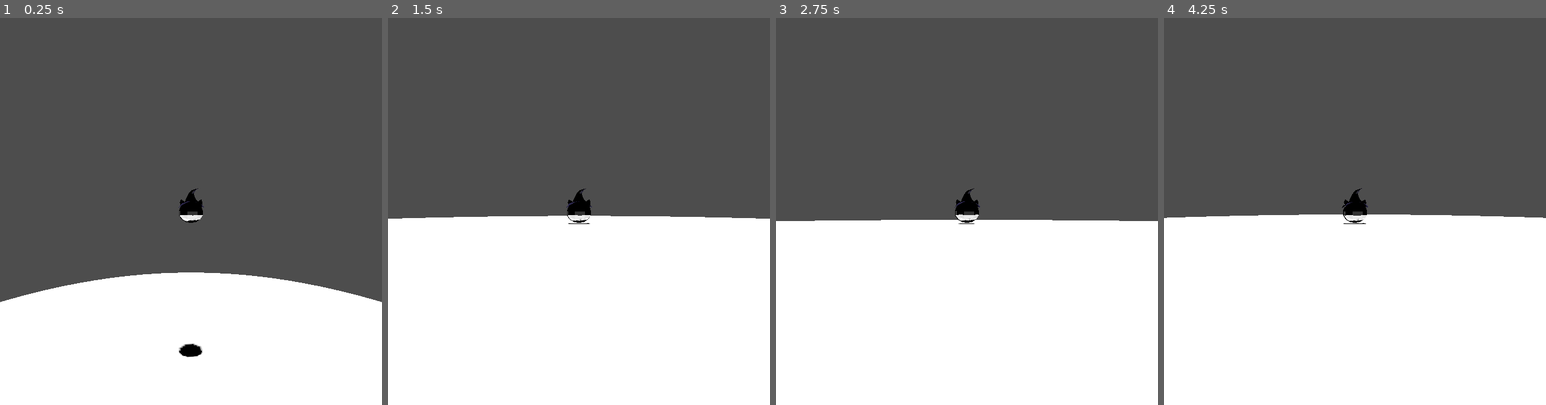
Above: before the commit, frames 1-4 (left to right).
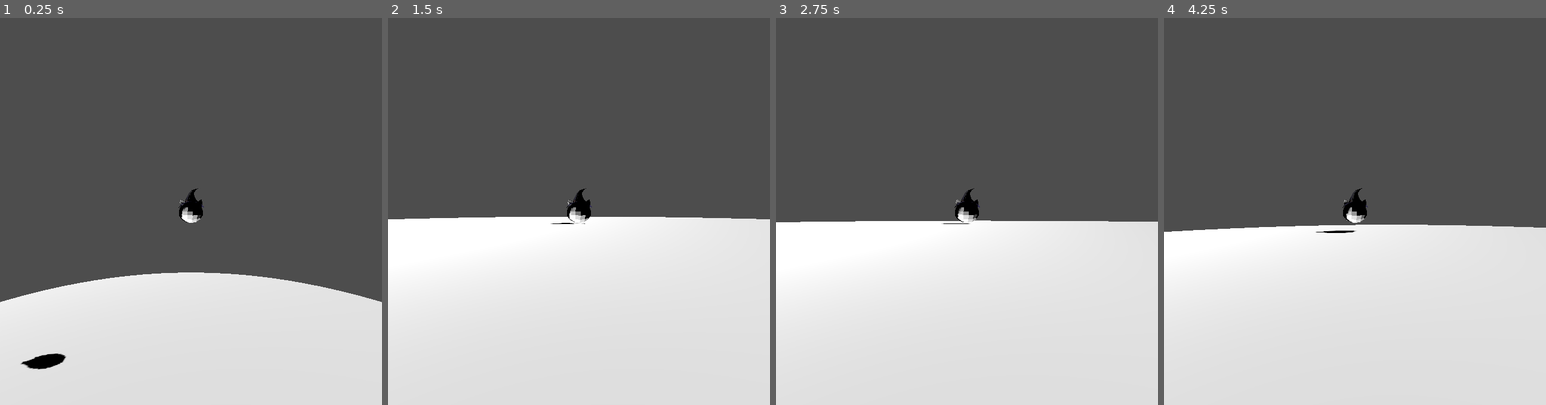
Above: after the commit, the same moments.

Repository: XMNNguyen/Godot-Wild-Jam-92
Game: Godot game, scene res://Scenes/main.tscn
The game is run twice, just before and just after one commit, with the same random seed, the same clock (stepped at 60 frames per second) and the same inputs.
Inputs (mouse positions are in pixels of both pictures, inside the frame that each line leads up to):
- Up to frame 1 (0.25 s): no input
- Up to frame 2 (1.5 s): move the mouse to (598, 211) at 0.52 s; hold W (move_up, bound only after the commit) from 0.53 s (still down); tap Space (jump, bound only after the commit) at 0.6, 0.77, 1.07, 1.35 s; move the mouse to (559, 211) at 1.27 s
- Up to frame 3 (2.75 s): keep holding W (move_up, bound only after the commit); tap Space (jump, bound only after the commit) at 1.52, 1.82, 2.1 s; move the mouse to (974, 203) at 2.02 s
- Up to frame 4 (4.25 s): keep holding W (move_up, bound only after the commit); tap Enter at 2.75 s; move the mouse to (1351, 219) at 2.77 s; tap Space (jump, bound only after the commit) at 2.85, 3.02, 3.32, 3.6, 3.77, 4.07 s; move the mouse to (1385, 215) at 3.52 s

The runs differ from the first frame. In frame 1, 27% of the frame differs, in the area x 0-100%, y 44-100%; in frame 2, 29%; in frame 3, 30%; in frame 4, 35%, in the area x 0-100%, y 43-100%.

Commit message:
added player movement

Diff:
--- a/godot-wild-jam-92/Scenes/main.tscn
+++ b/godot-wild-jam-92/Scenes/main.tscn
@@ -13,5 +13,5 @@
 collision_layer = 0
 
 [node name="DirectionalLight3D" type="DirectionalLight3D" parent="." unique_id=599809789]
-transform = Transform3D(1, 0, 0, 0, 0.012356638, 0.99992365, 0, -0.99992365, 0.012356638, 0, 20.836702, 0)
+transform = Transform3D(0.7084507, 0.0087208245, 0.7057064, -0.7057603, 0.008754068, 0.70839655, 0, -0.99992365, 0.012356638, -0.15108109, 20.836702, 0)
 shadow_enabled = true
--- a/godot-wild-jam-92/project.godot
+++ b/godot-wild-jam-92/project.godot
@@ -18,6 +18,46 @@
 [display]
 
 window/size/viewport_width=640
+window/size/mode=2
+window/stretch/mode="viewport"
+
+[input]
+
+move_left={
+"deadzone": 0.2,
+"events": [Object(InputEventKey,"resource_local_to_scene":false,"resource_name":"","device":-1,"window_id":0,"alt_pressed":false,"shift_pressed":false,"ctrl_pressed":false,"meta_pressed":false,"pressed":false,"keycode":0,"physical_keycode":65,"key_label":0,"unicode":97,"location":0,"echo":false,"script":null)
+, Object(InputEventKey,"resource_local_to_scene":false,"resource_name":"","device":-1,"window_id":0,"alt_pressed":false,"shift_pressed":false,"ctrl_pressed":false,"meta_pressed":false,"pressed":false,"keycode":0,"physical_keycode":4194319,"key_label":0,"unicode":0,"location":0,"echo":false,"script":null)
+]
+}
+move_right={
+"deadzone": 0.2,
+"events": [Object(InputEventKey,"resource_local_to_scene":false,"resource_name":"","device":-1,"window_id":0,"alt_pressed":false,"shift_pressed":false,"ctrl_pressed":false,"meta_pressed":false,"pressed":false,"keycode":0,"physical_keycode":68,"key_label":0,"unicode":100,"location":0,"echo":false,"script":null)
+, Object(InputEventKey,"resource_local_to_scene":false,"resource_name":"","device":-1,"window_id":0,"alt_pressed":false,"shift_pressed":false,"ctrl_pressed":false,"meta_pressed":false,"pressed":false,"keycode":0,"physical_keycode":4194321,"key_label":0,"unicode":0,"location":0,"echo":false,"script":null)
+]
+}
+move_up={
+"deadzone": 0.2,
+"events": [Object(InputEventKey,"resource_local_to_scene":false,"resource_name":"","device":-1,"window_id":0,"alt_pressed":false,"shift_pressed":false,"ctrl_pressed":false,"meta_pressed":false,"pressed":false,"keycode":0,"physical_keycode":87,"key_label":0,"unicode":119,"location":0,"echo":false,"script":null)
+, Object(InputEventKey,"resource_local_to_scene":false,"resource_name":"","device":-1,"window_id":0,"alt_pressed":false,"shift_pressed":false,"ctrl_pressed":false,"meta_pressed":false,"pressed":false,"keycode":0,"physical_keycode":4194320,"key_label":0,"unicode":0,"location":0,"echo":false,"script":null)
+]
+}
+move_down={
+"deadzone": 0.2,
+"events": [Object(InputEventKey,"resource_local_to_scene":false,"resource_name":"","device":-1,"window_id":0,"alt_pressed":false,"shift_pressed":false,"ctrl_pressed":false,"meta_pressed":false,"pressed":false,"keycode":0,"physical_keycode":83,"key_label":0,"unicode":115,"location":0,"echo":false,"script":null)
+, Object(InputEventKey,"resource_local_to_scene":false,"resource_name":"","device":-1,"window_id":0,"alt_pressed":false,"shift_pressed":false,"ctrl_pressed":false,"meta_pressed":false,"pressed":false,"keycode":0,"physical_keycode":4194322,"key_label":0,"unicode":0,"location":0,"echo":false,"script":null)
+]
+}
+jump={
+"deadzone": 0.2,
+"events": [Object(InputEventKey,"resource_local_to_scene":false,"resource_name":"","device":-1,"window_id":0,"alt_pressed":false,"shift_pressed":false,"ctrl_pressed":false,"meta_pressed":false,"pressed":false,"keycode":0,"physical_keycode":32,"key_label":0,"unicode":32,"location":0,"echo":false,"script":null)
+]
+}
+dash={
+"deadzone": 0.2,
+"events": [Object(InputEventKey,"resource_local_to_scene":false,"resource_name":"","device":-1,"window_id":0,"alt_pressed":false,"shift_pressed":false,"ctrl_pressed":false,"meta_pressed":false,"pressed":false,"keycode":0,"physical_keycode":4194325,"key_label":0,"unicode":0,"location":0,"echo":false,"script":null)
+, Object(InputEventKey,"resource_local_to_scene":false,"resource_name":"","device":-1,"window_id":0,"alt_pressed":false,"shift_pressed":false,"ctrl_pressed":false,"meta_pressed":false,"pressed":false,"keycode":0,"physical_keycode":88,"key_label":0,"unicode":120,"location":0,"echo":false,"script":null)
+]
+}
 
 [physics]
 
